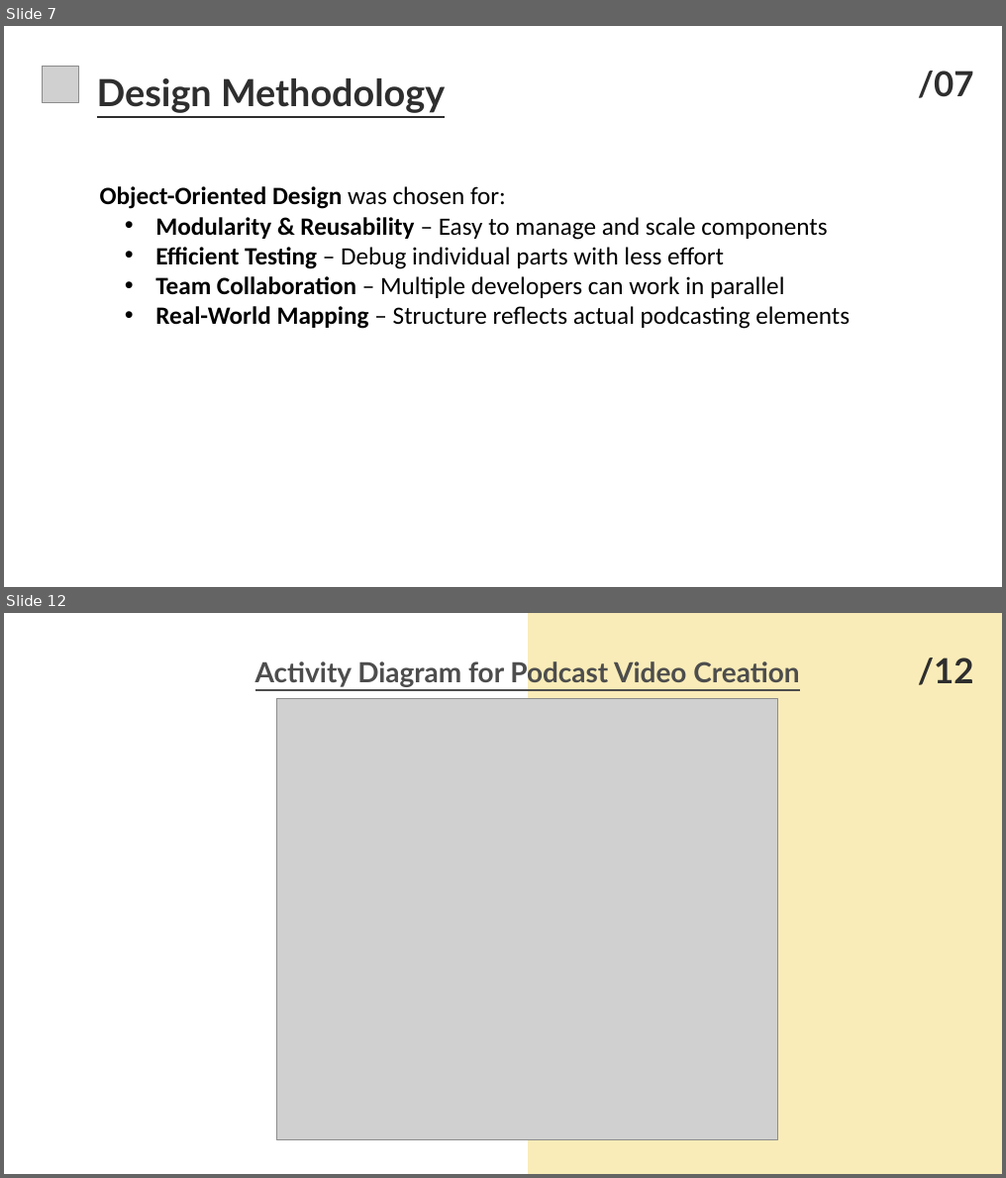
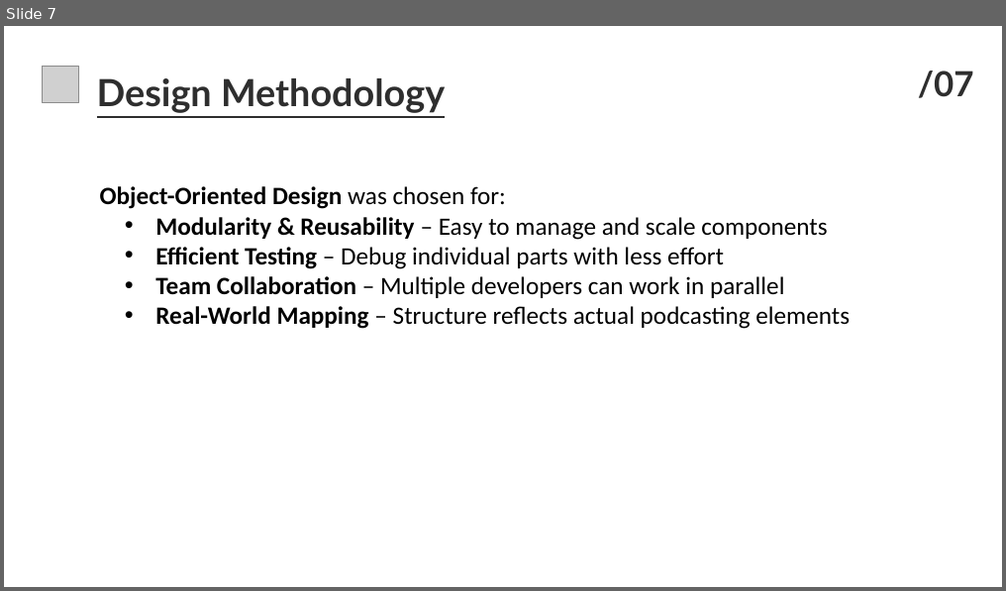
Before and after one commit to SadiaImran/PodVerse, a slide deck: docs/60%/PodVerse-60%-PPT.pptx. Shown one above the other, each under a label of ours: slides 7 and 12 before the commit, slide 7 after it; the slides between them are not shown. The pictures are 1006x1178 and 1006x591 pixels, drawn with LibreOffice and Linux fonts; fonts in the diff are those of the drawing; grey boxes stand for pictures. Boxes give left, top, right and bottom in pixels: in the first picture for what was removed or moved away, otherwise in the second. Text is boxed around its words. In the diff, an @@ line names an element or a change of style, - is before the commit and + after.

```diff
--- a/docs/60%/PodVerse-60%-PPT.pptx
+++ b/docs/60%/PodVerse-60%-PPT.pptx
@@ slide 12 removed at <box>4,613,1002,1174</box>, background #FFFFFF @@
@@ freeform shape removed at <box>528,613,1002,1174</box> @@
@@ text removed at <box>255,659,799,688</box> @@
-Activity Diagram for Podcast Video Creation
@@ text removed at <box>918,658,974,685</box> @@
-/12
@@ picture removed at <box>277,698,778,1140</box> @@
@@ text removed at <box>186,963,279,975</box> @@
-reallyygreatsite.com
```
Also in this commit, not shown: 9 slides changed, 1 slide added, 9 other slides removed, 1 other file.
